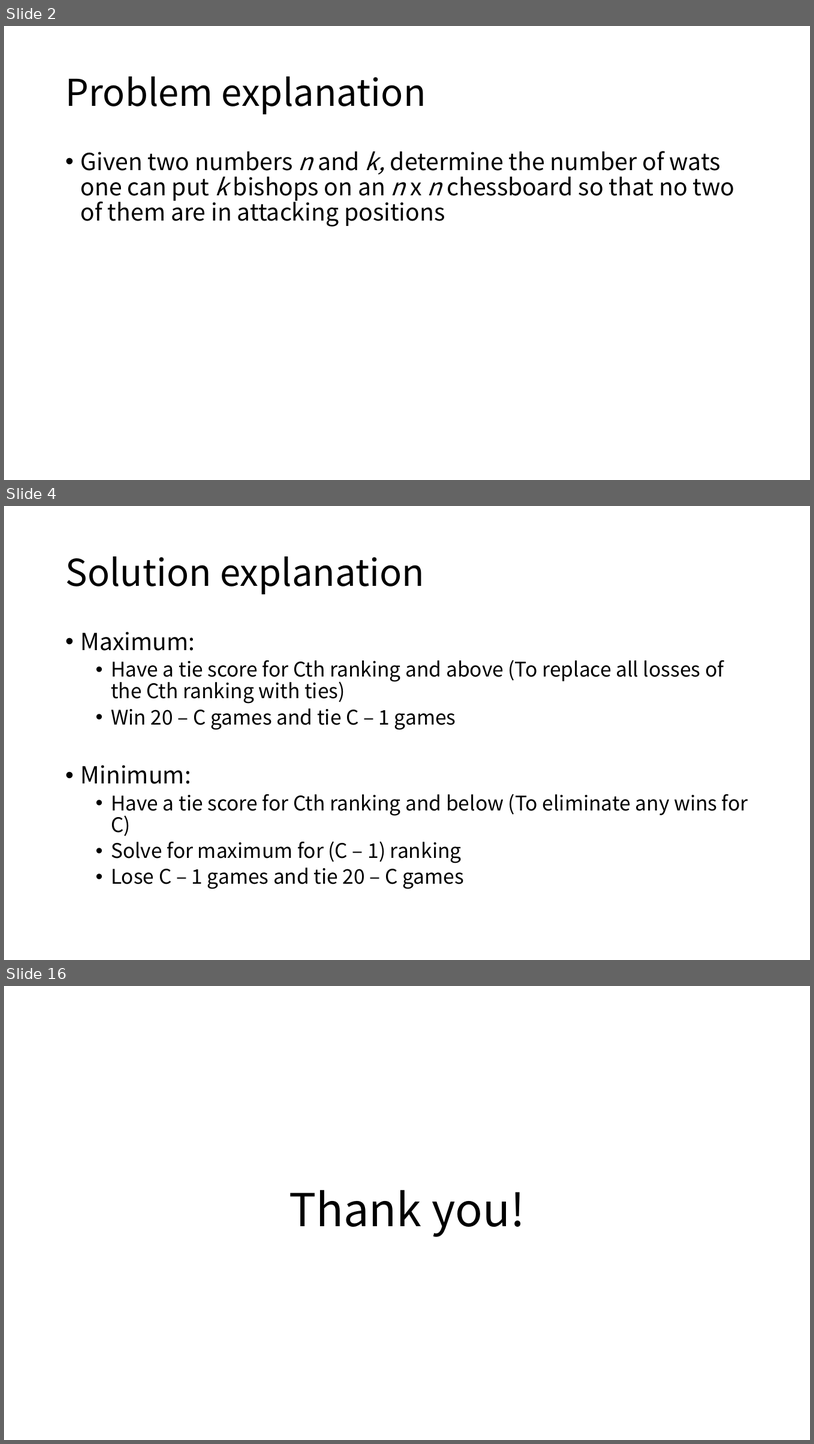
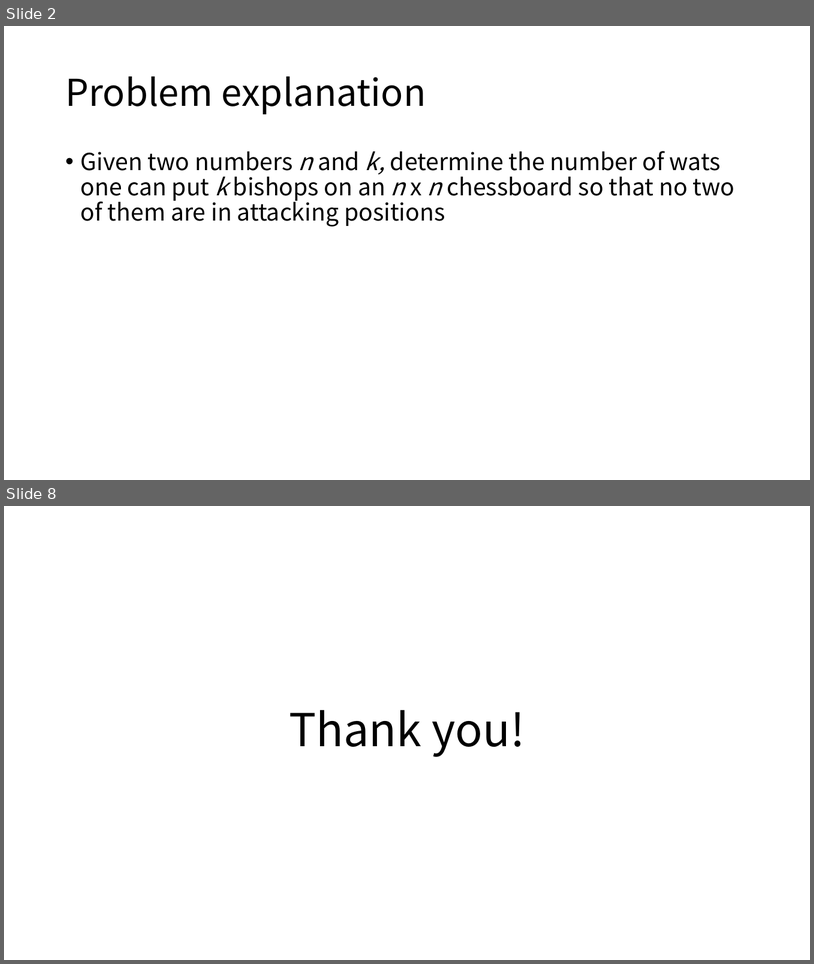
Before and after one commit to gdlee412/Problem-Solving-Techniques, a slide deck: 자료/Report template/Report for exercise or homework.pptx. Shown one above the other, each under a label of ours: slides 2, 4 and 16 before the commit, slides 2 and 8 after it; the slides between them are not shown. The pictures are 814x1444 and 814x964 pixels, drawn with LibreOffice and Linux fonts; fonts in the diff are those of the drawing. Boxes give left, top, right and bottom in pixels: in the first picture for what was removed or moved away, otherwise in the second. Text is boxed around its words. In the diff, an @@ line names an element or a change of style, - is before the commit and + after.

```diff
--- a/자료/Report template/Report for exercise or homework.pptx
+++ b/자료/Report template/Report for exercise or homework.pptx
@@ slide 4 removed at bbox=[4, 506, 810, 960], background #FFFFFF @@
@@ title removed at bbox=[65, 556, 425, 594] @@
-Solution explanation
@@ text removed at bbox=[81, 631, 749, 889] @@
-• Maximum:
-  • Have a tie score for Cth ranking and above (To replace all losses of the Cth ranking with ties)
-  • Win 20 – C games and tie C – 1 games
-• Minimum:
-  • Have a tie score for Cth ranking and below (To eliminate any wins for C)
-  • Solve for maximum for (C – 1) ranking
-  • Lose C – 1 games and tie 20 – C games
@@ what was slide 16 is now slide 8 @@
```
Also in this commit, not shown: 1 slide changed, 4 slides added, 11 other slides removed, 1 other file.
